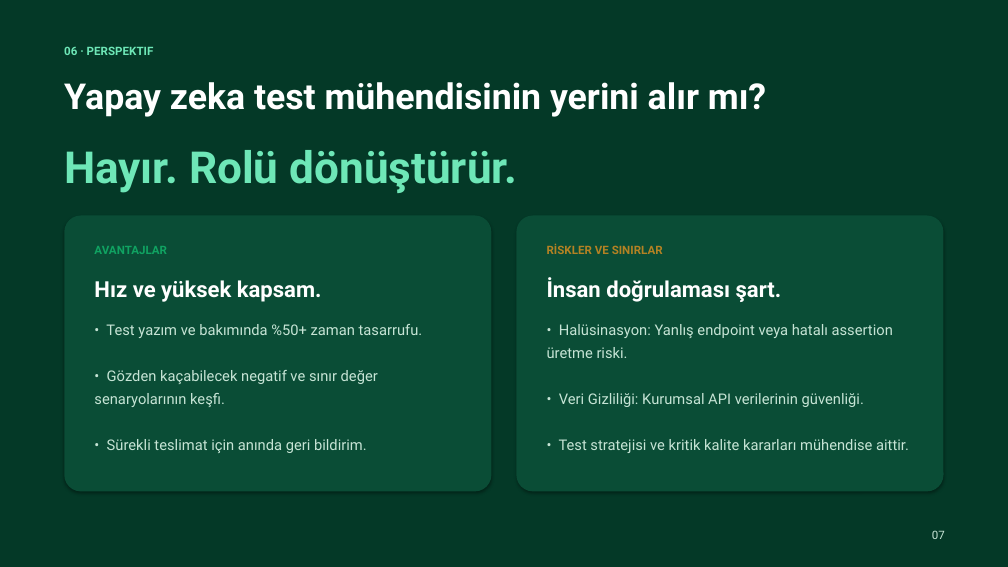
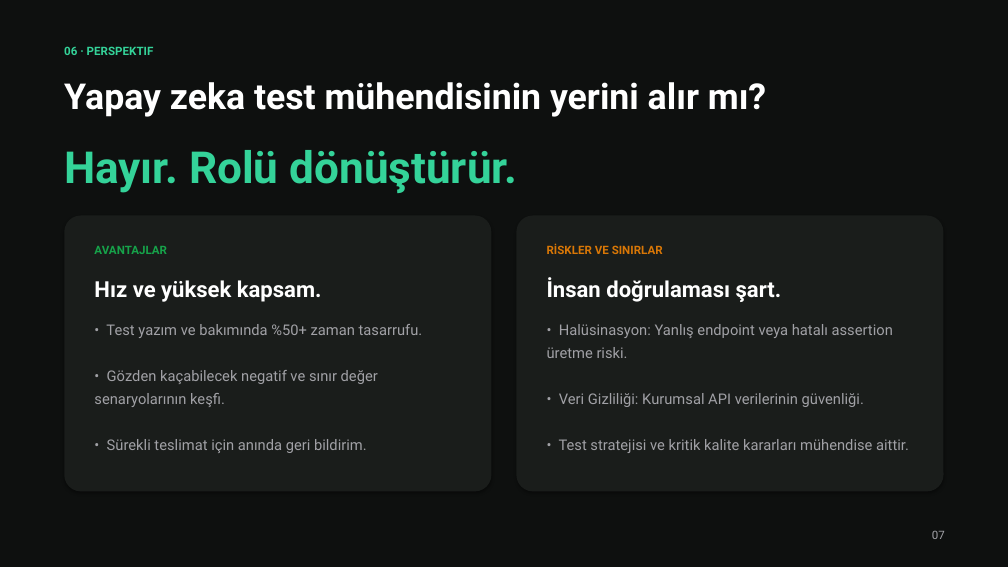
Before and after one commit to mustafagmn/24118007_MustafaGuman_YazilimGelistirme_rest-assured-api-regression-test, a slide deck: slide 7 of sunum/Yapay_Zeka_Destekli_Yazilim_Test_Muhendisligi_Mustafa_Guman.pptx. Drawn at 1008x567 pixels with LibreOffice and Linux fonts; fonts in the diff are those of the drawing. Boxes give left, top, right and bottom in pixels: in the first picture for what was removed or moved away, otherwise in the second. Text is boxed around its words. In the diff, an @@ line names an element or a change of style, - is before the commit and + after.

Commit message:
Refine presentation colors: neutral Apple dark/light surfaces with subtle green accent

```diff
--- a/sunum/Yapay_Zeka_Destekli_Yazilim_Test_Muhendisligi_Mustafa_Guman.pptx
+++ b/sunum/Yapay_Zeka_Destekli_Yazilim_Test_Muhendisligi_Mustafa_Guman.pptx
@@ background #043927 to #0E100F @@
@@ text "06 · PERSPEKTIF" at (64,46,154,55): text colour #6EE7B7 to #34D399 @@
@@ text "Hayır. Rolü dönüştürür." at (64,150,517,193): text colour #6EE7B7 to #34D399 @@
@@ rounded rectangle at (64,216,492,492): fill #0A4D36 to #1A1D1B @@
@@ rounded rectangle at (516,216,944,492): fill #0A4D36 to #1A1D1B @@
@@ text "AVANTAJLAR" at (94,246,167,254): text colour #10A362 to #16A34A @@
@@ text "RİSKLER VE SINIRLAR" at (547,243,663,254): text colour #B48223 to #D97706 @@
@@ text colour #C6E4D5 to #A1A1A6 in 3 elements at (932,531,945,539), (94,324,423,453), (547,324,909,453) @@
```
Also in this commit, not shown: 10 other slides changed.
